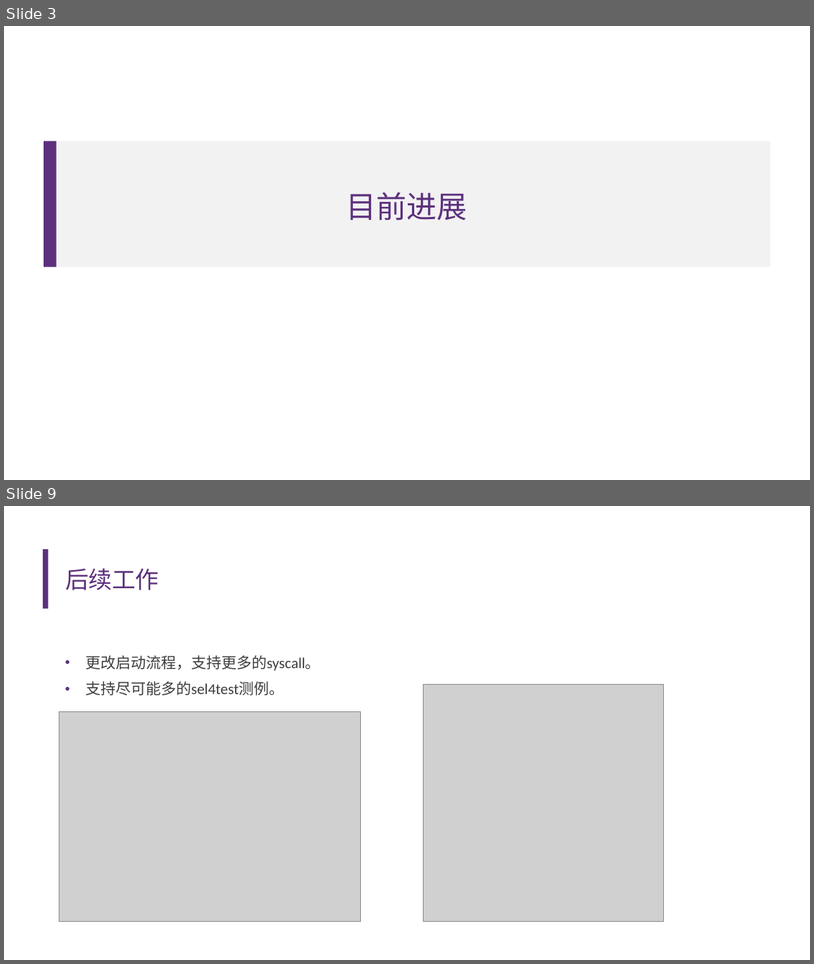
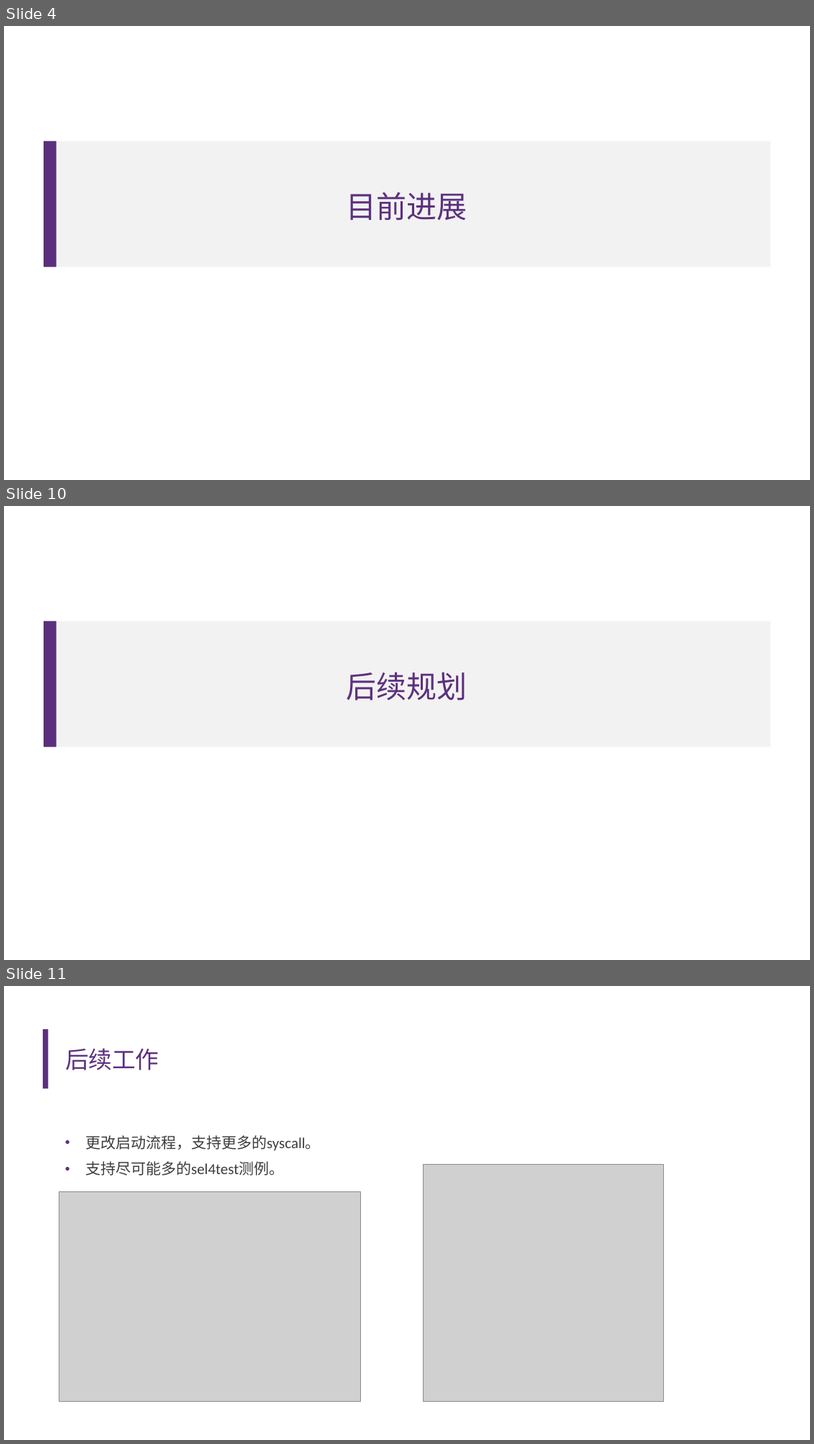
Before and after one commit to llh730/seL4-rust-implement, a slide deck: record/中期答辩——李龙昊.pptx. Shown one above the other, each under a label of ours: slides 3 and 9 before the commit, slides 4, 10 and 11 after it; the slides between them are not shown. The pictures are 814x964 and 814x1444 pixels, drawn with LibreOffice and Linux fonts; fonts in the diff are those of the drawing; grey boxes stand for pictures; background and template pictures are left out. Boxes give left, top, right and bottom in pixels: in the first picture for what was removed or moved away, otherwise in the second. Text is boxed around its words. In the diff, an @@ line names an element or a change of style, - is before the commit and + after.

```diff
--- a/record/中期答辩——李龙昊.pptx
+++ b/record/中期答辩——李龙昊.pptx
@@ slide 10 added at [4,506,810,960], background #FFFFFF; not listed: 2 template elements that a slide beside it also shows @@
@@ title added at [347,672,468,700], 36 pt, text #5C307D @@
+后续规划
@@ what was slide 3 is now slide 4 @@
@@ what was slide 9 is now slide 11 @@
```
Also in this commit, not shown: 6 slides changed, 2 other slides added, 3 other files.
